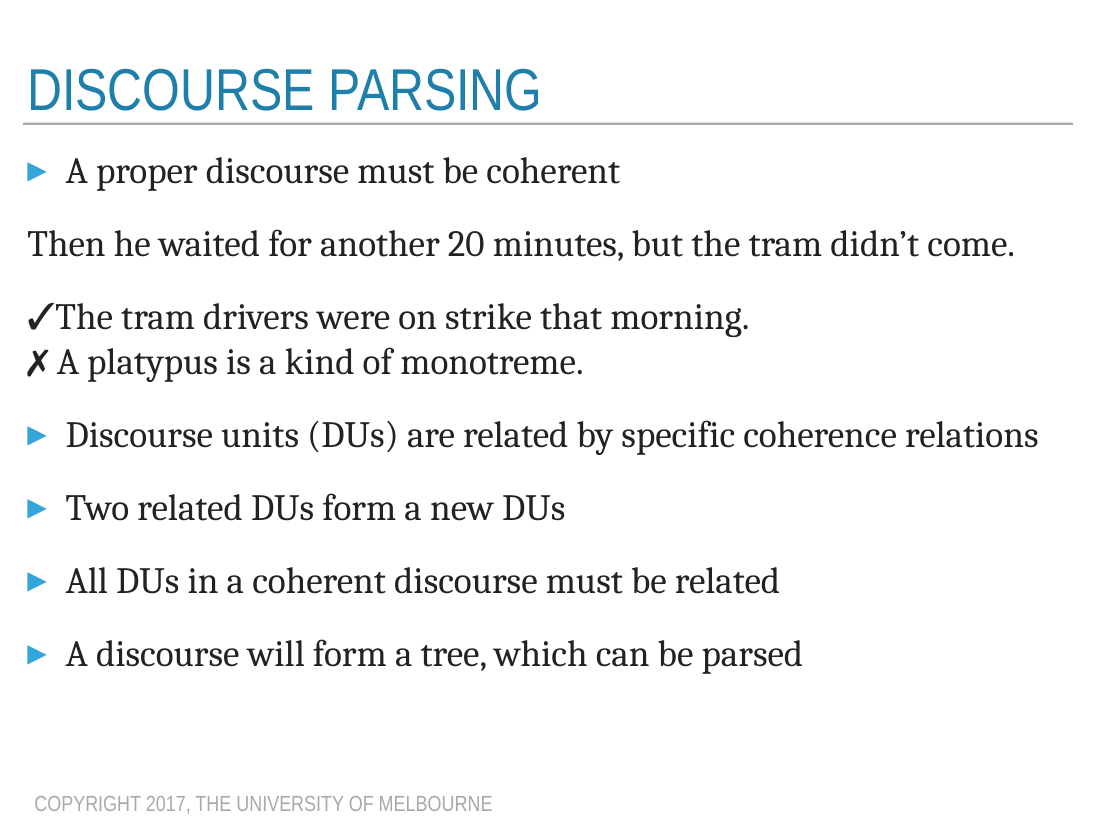
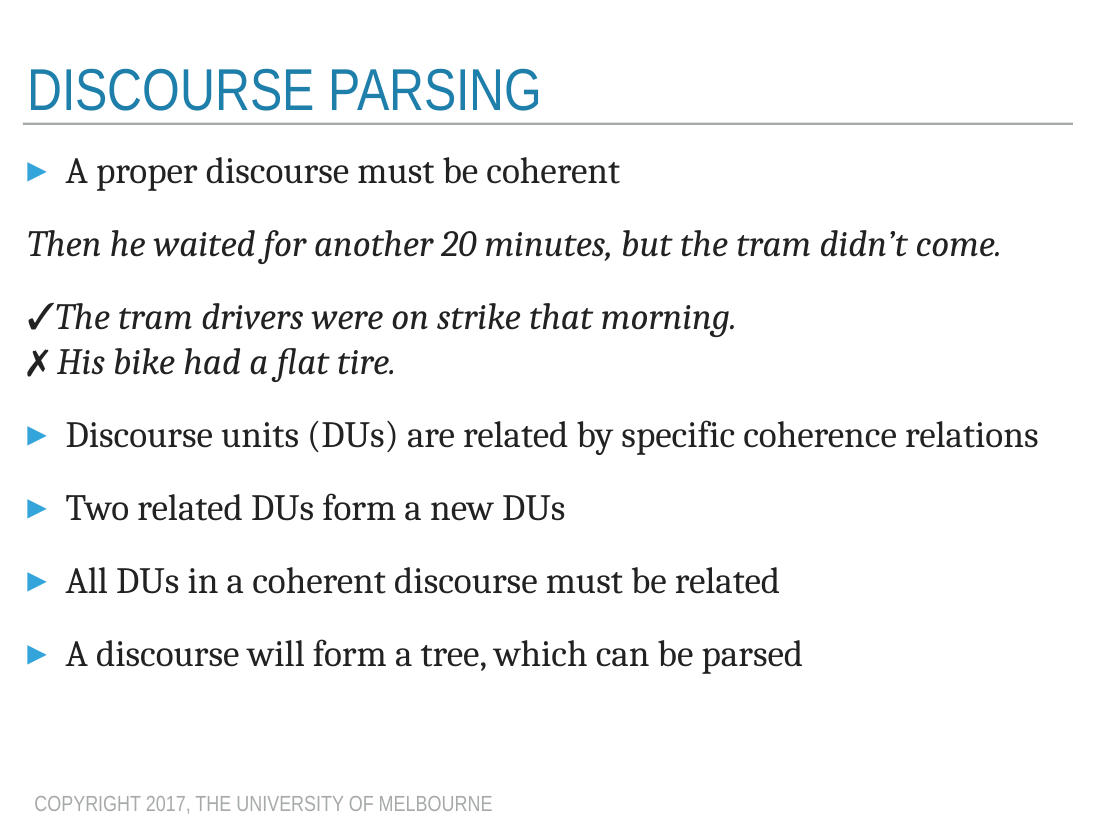
Before and after one commit to trevorcohn/comp90042, a slide deck: slide 8 of slides/WSTA_L13_discourse.pptx. Drawn at 1120x840 pixels with LibreOffice and Linux fonts; fonts in the diff are those of the drawing. Boxes give left, top, right and bottom in pixels: in the first picture for what was removed or moved away, otherwise in the second. Text is boxed around its words. In the diff, an @@ line names an element or a change of style, - is before the commit and + after.

Commit message:
Added discourse

```diff
--- a/slides/WSTA_L13_discourse.pptx
+++ b/slides/WSTA_L13_discourse.pptx
@@ text at box(27, 230, 1002, 264): italic on in "Then he waited for another 20 minutes, ..." @@
@@ text at box(27, 303, 737, 382): text changed; italic on @@
-✓The tram drivers were on strike that morning.
-✗ A platypus is a kind of monotreme.
+✓The tram drivers were on strike that morning.
+✗ His bike had a flat tire.
```
Also in this commit, not shown: 11 other slides changed, 8 slides added, 2 other files.
